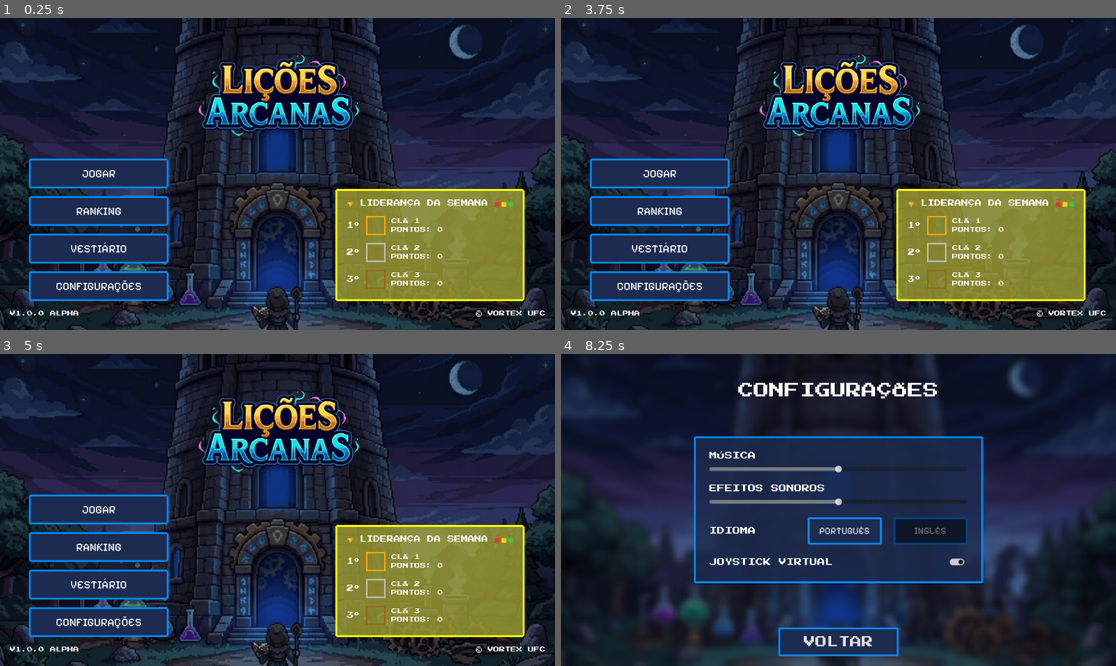
Above: before the commit, frames 1-4 (two rows, left to right).
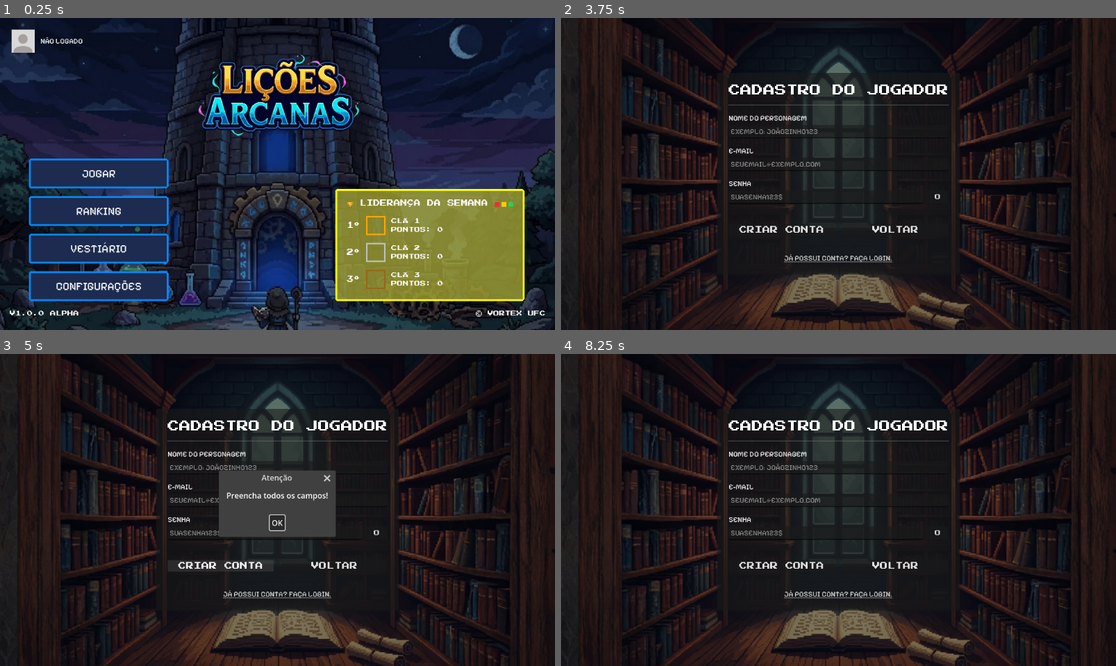
Above: after the commit, the same moments.

Repository: vortexufc/synthesis
Game: Godot game, scene res://scenes/ui/main_menu.tscn
Two runs of this game, one before a commit and one after it. Both use one fixed random seed, a clock stepped at 60 frames per second and the inputs below. This scene is started directly instead of the project's main scene.
Inputs (mouse positions are in pixels of both pictures, inside the frame that each line leads up to):
- Up to frame 1 (0.25 s): no input
- Up to frame 2 (3.75 s): click "JOGAR" at 0.5 s; click "JOGAR" at 1.25 s; click "RANKING" at 2 s; click "VESTIÁRIO" at 2.75 s; click (583, 39) at 3.52 s
- Up to frame 3 (5 s): click (222, 566) at 4.25 s, where only the run after the commit has a clickable "CRIAR CONTA"
- Up to frame 4 (8.25 s): click (838, 522) at 5 s, where only the run after the commit has a clickable "OK"; click (938, 531) at 5.75 s, where only the run after the commit has a clickable "O"; click (938, 531) at 6.5 s, where only the run after the commit has a clickable "-"; click (894, 566) at 7.25 s, where only the run after the commit has a clickable "VOLTAR"; click (660, 622) at 8 s, where only the run before the commit has a clickable "CONFIGURAÇÕES"

The runs differ from the first frame. In frame 1, 0.4% of the frame differs, in the area x 2-15%, y 3-12%; in frame 2, 71%; in frame 3, 72%, in the area x 0-100%, y 0-100%; in frame 4, 68%.

Commit message:
feat: fluxo completo de perfil e UI no menu
coloquei a imagem de avatar e nick do aluno logado na tela inicial e fiz o redirecionamento funcionar na hora de puxar a conta nova

Diff:
--- a/scripts/autoload/DatabaseManager.gd
+++ b/scripts/autoload/DatabaseManager.gd
@@ -3,6 +3,12 @@
 # chaves do nosso banco no supabase
 var supabase_url: String = "https://uszmgqludyymspsarciw.supabase.co"
 var supabase_key: String = "sb_publishable_mpz-s86wXECtwvBd0TnYoQ_qWQauy2S"
+
+# ---- SESSAO ATIVA DO JOGADOR ----
+var user_token: String = ""
+var user_nick: String = ""
+var user_cla: String = "Nenhum"
+# ---------------------------------
 
 # sinal pra avisar outras partes do jogo q a resposta chegou
 signal dados_recebidos(dados: Array)
@@ -60,10 +66,18 @@
 	var dados = json.data
 
 	if response_code >= 200 and response_code < 300:
-		# sucesso (pode ser auth ou GET)
-		if typeof(dados) == TYPE_DICTIONARY and dados.has("access_token"):
+		# sucesso na auth (login ou token)
+		if dados is Dictionary and dados.has("access_token"):
 			print("usuario logou com sucesso!")
-			auth_sucesso.emit(dados["access_token"])
+
+			# Salvando os dados locais do player na memoria
+			user_token = dados.access_token
+
+			if dados.has("user") and dados.user.has("user_metadata"):
+				user_nick = dados.user.user_metadata.get("nick", "Mago Desconhecido")
+				user_cla = dados.user.user_metadata.get("cla", "Nenhum")
+
+			auth_sucesso.emit(user_token)
 		elif typeof(dados) == TYPE_DICTIONARY and dados.has("user"):
 			print("usuario cadastrado com sucesso!")
 			# o auth do supabase envia um "user" no signup
@@ -88,11 +102,15 @@
 
 # --- FUNCOES DA TASK 3 (AUTH) ---
 
-func cadastrar_usuario(email: String, senha: String) -> void:
+func cadastrar_usuario(email: String, senha: String, nick: String) -> void:
 	print("tentando cadastrar: ", email)
 	var data = {
 		"email": email,
-		"password": senha
+		"password": senha,
+		"data": {
+			"nick": nick,
+			"cla": "Nenhum"
+		}
 	}
 	# endpoint do supabase pra criar conta
 	make_request("/auth/v1/signup", HTTPClient.METHOD_POST, data)
--- a/scripts/ui/cadastro.gd
+++ b/scripts/ui/cadastro.gd
@@ -40,11 +40,46 @@
 
 	btn_create.disabled = true
 	# Chama o banco!
-	DatabaseManager.cadastrar_usuario(email, password)
+	DatabaseManager.cadastrar_usuario(email, password, player_name)
 
 func _on_auth_sucesso(token: String) -> void:
 	print("Conta criada com sucesso!")
-	# Após criar a conta, joga o aluno pra tela de Login pra ele validar
+
+	# Instanciando o Painel Verde dinamicamente pedida na Task 6
+	var panel = Panel.new()
+	var style = StyleBoxFlat.new()
+	style.bg_color = Color(0.1, 0.7, 0.3, 0.95) # Verde
+	style.corner_radius_top_left = 12
+	style.corner_radius_top_right = 12
+	style.corner_radius_bottom_left = 12
+	style.corner_radius_bottom_right = 12
+	panel.add_theme_stylebox_override("panel", style)
+	panel.custom_minimum_size = Vector2(350, 80)
+
+	var label = Label.new()
+	label.text = "VERIFIQUE SEU E-MAIL!"
+	label.horizontal_alignment = HORIZONTAL_ALIGNMENT_CENTER
+	label.vertical_alignment = VERTICAL_ALIGNMENT_CENTER
+	label.set_anchors_preset(Control.PRESET_FULL_RECT) # centraliza total no panel
+
+	# usar a mesma fonte do resto da UI (opcional, mas legal para polimento)
+	var font = load("res://assets/fonts/PressStart2P-Regular.ttf")
+	if font:
+		label.add_theme_font_override("font", font)
+		label.add_theme_font_size_override("font_size", 12)
+
+	panel.add_child(label)
+
+	# Coloca o painel bem no centro da tela principal e adiciona na cena
+	panel.set_anchors_preset(Control.PRESET_CENTER)
+	add_child(panel)
+
+	# Efeito Fade Out de 5 segundos
+	var tween = create_tween()
+	tween.tween_property(panel, "modulate:a", 0.0, 5.0)
+
+	# Espera 5 segundos cravados e joga pra tela de Login
+	await get_tree().create_timer(5.0).timeout
 	get_tree().change_scene_to_file("res://scenes/ui/login.tscn")
 
 func _on_auth_erro(mensagem: String) -> void:
--- a/scripts/ui/login.gd
+++ b/scripts/ui/login.gd
@@ -43,10 +43,10 @@
 	DatabaseManager.fazer_login(email, password)
 
 func _on_auth_sucesso(token: String) -> void:
-	print("Logado com sucesso! Token Recebido: ", token)
-	# salvar o token em alguma variavel pra lembrar depois se quiser
-	# e vai pro jogo
-	# get_tree().change_scene_to_file("res://scenes/levels/andar_1.tscn")
+	print("usuario logou com sucesso!")
+	print("Logado com sucesso! Token Recebido:\n", token)
+	# Ir para o menu principal
+	get_tree().change_scene_to_file("res://scenes/ui/main_menu.tscn")
 
 func _on_auth_erro(mensagem: String) -> void:
 	print("Erro ao fazer login: ", mensagem)
--- a/scripts/ui/main_menu.gd
+++ b/scripts/ui/main_menu.gd
@@ -11,6 +11,45 @@
 	btn_ranking.pressed.connect(_on_btn_ranking_pressed)
 	btn_vestiario.pressed.connect(_on_btn_vestiario_pressed)
 	btn_config.pressed.connect(_on_btn_config_pressed)
+
+	# ========= SISTEMA DE PERFIL (BACKEND-6) =========
+	var hbox_perfil = HBoxContainer.new()
+	hbox_perfil.set_anchors_preset(Control.PRESET_TOP_LEFT)
+	hbox_perfil.position = Vector2(24, 24)
+	hbox_perfil.add_theme_constant_override("separation", 12)
+
+	var btn_avatar = TextureButton.new()
+	var tex = load("res://avatar.png.png") as Texture2D
+
+	if tex == null:
+		tex = load("res://avatar.png") as Texture2D
+
+	if tex == null:
+		tex = PlaceholderTexture2D.new()
+		tex.size = Vector2(48, 48)
+
+	btn_avatar.texture_normal = tex
+	btn_avatar.ignore_texture_size = true
+	btn_avatar.stretch_mode = TextureButton.STRETCH_KEEP_ASPECT_CENTERED
+	btn_avatar.custom_minimum_size = Vector2(48, 48)
+
+	var lbl_nome = Label.new()
+	var font = load("res://assets/fonts/PixelifySans-VariableFont_wght.ttf")
+	if font: lbl_nome.add_theme_font_override("font", font)
+	lbl_nome.vertical_alignment = VERTICAL_ALIGNMENT_CENTER
+
+	if DatabaseManager.user_token == "":
+		lbl_nome.text = "NÃO LOGADO"
+		btn_avatar.pressed.connect(func(): get_tree().change_scene_to_file("res://scenes/ui/cadastro.tscn"))
+	else:
+		lbl_nome.text = DatabaseManager.user_nick.to_upper() + "\nCLÃ: " + DatabaseManager.user_cla.to_upper()
+		# Tenta pintar de outra cor pra simular o avatar do mago por enquanto
+		btn_avatar.modulate = Color(0.2, 0.5, 1.0) # Azul mágico!
+
+	hbox_perfil.add_child(btn_avatar)
+	hbox_perfil.add_child(lbl_nome)
+	add_child(hbox_perfil)
+	# =================================================
 
 func _on_btn_jogar_pressed() -> void:
 	print("Botão JOGAR pressionado")
Binary file added: avatar.png.png
Not shown, added: avatar.png.png.import
